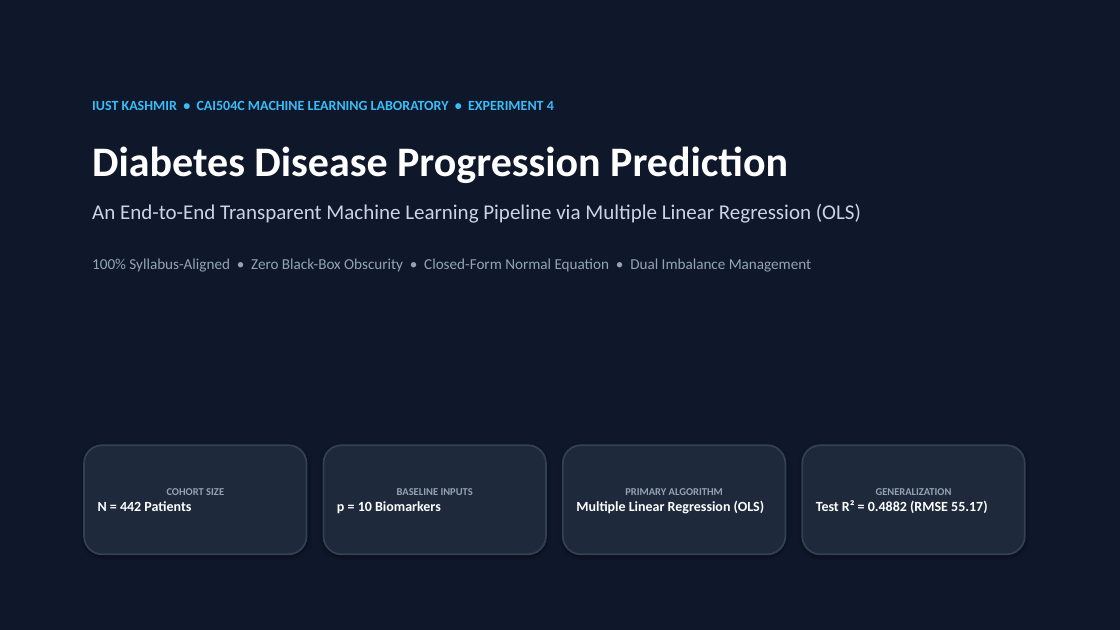
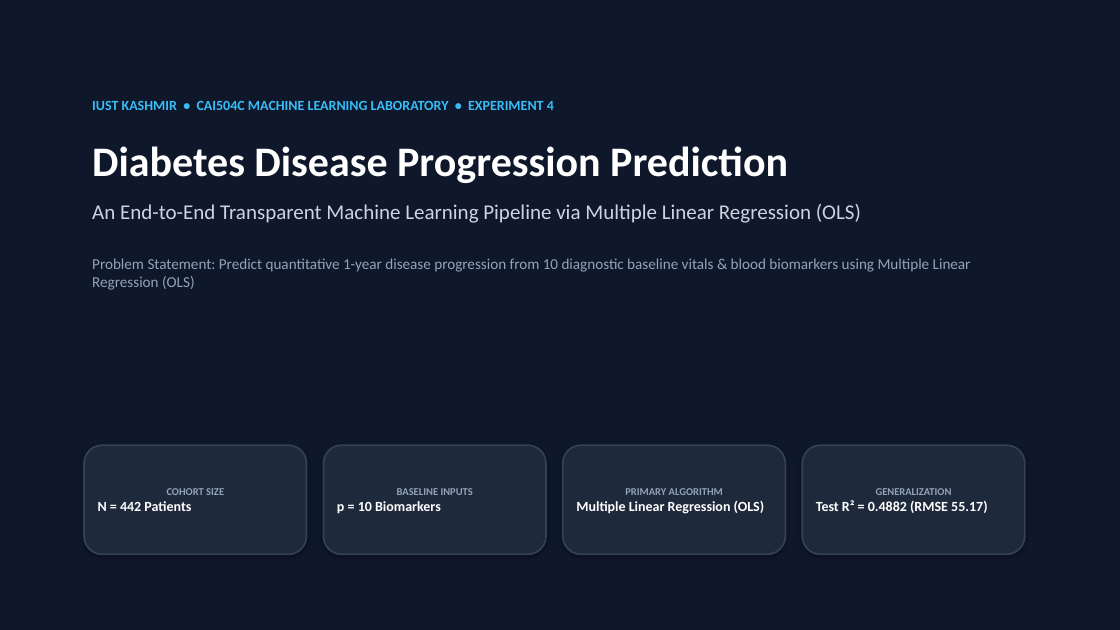
Before and after one commit to darrehanrasool/Lab, a slide deck: slide 1 of 4 Diabetes Progression Prediction/Diabetes_Progression_Conference_Presentation.pptx. Drawn at 1120x630 pixels with LibreOffice and Linux fonts; fonts in the diff are those of the drawing. Boxes give left, top, right and bottom in pixels: in the first picture for what was removed or moved away, otherwise in the second. Text is boxed around its words. In the diff, an @@ line names an element or a change of style, - is before the commit and + after.

Commit message:
Replace guarantees line on slide 1 with official syllabus problem statement across HTML and PPTX presentations

```diff
--- a/4 Diabetes Progression Prediction/Diabetes_Progression_Conference_Presentation.pptx
+++ b/4 Diabetes Progression Prediction/Diabetes_Progression_Conference_Presentation.pptx
@@ text at (x1=92, y1=258, x2=971, y2=290): text changed @@
-100% Syllabus-Aligned • Zero Black-Box Obscurity • Closed-Form Normal Equation • Dual Imbalance Management
+Problem Statement: Predict quantitative 1-year disease progression from 10 diagnostic baseline vitals & blood biomarkers using Multiple Linear Regression (OLS)
```
Also in this commit, not shown: 1 other file.
